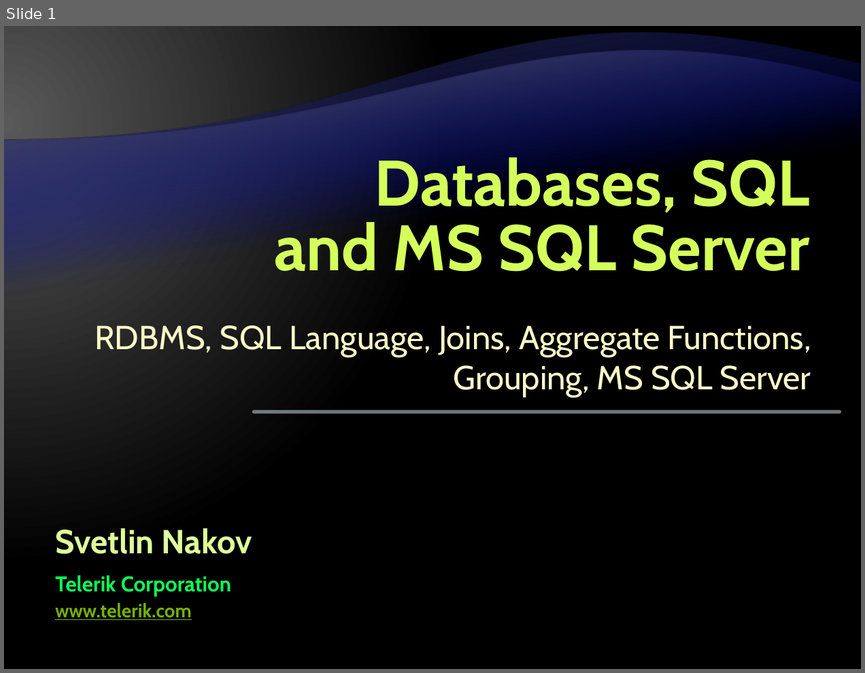
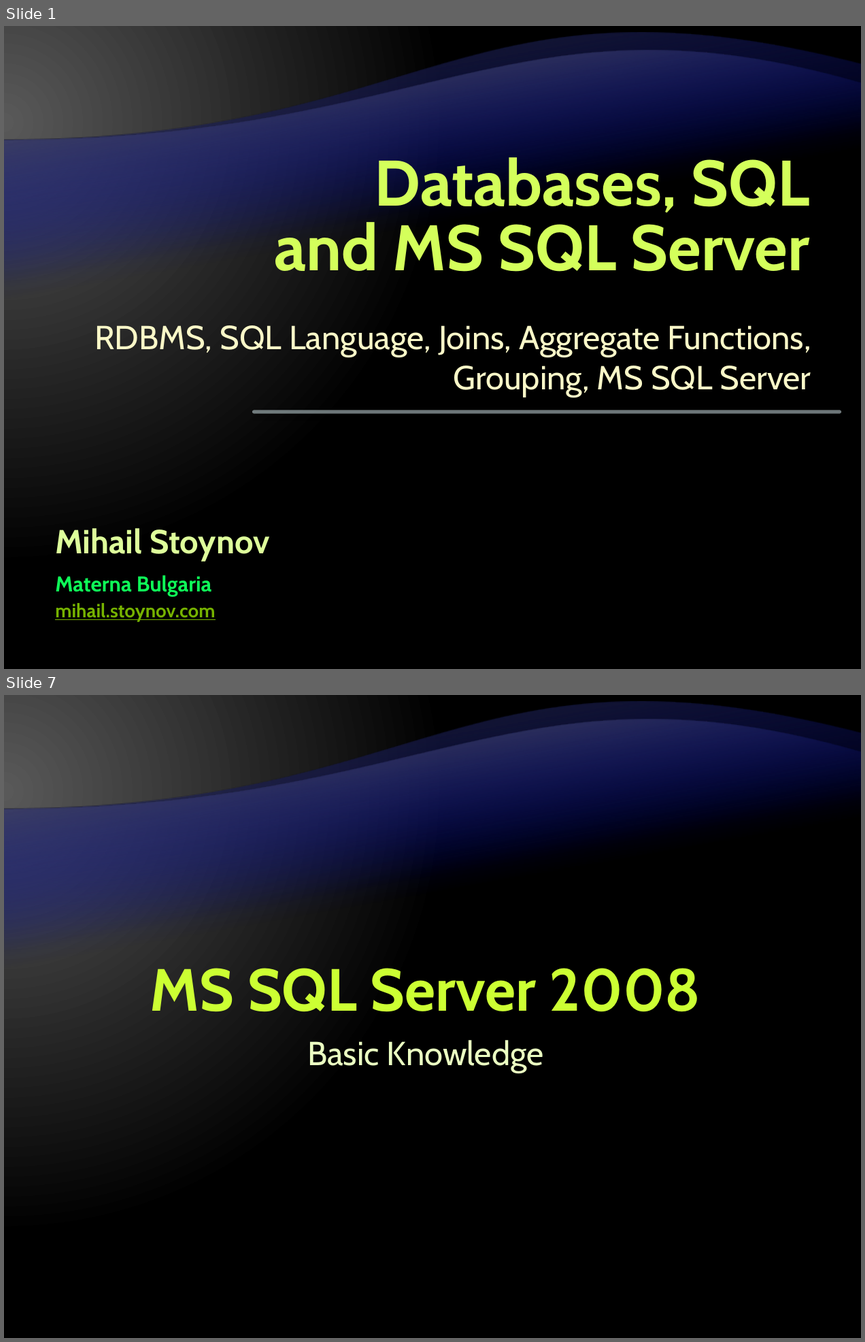
Before and after one commit to Graveheart/aspnetcourse, a slide deck: lectures/5. Databases, SQL and MS SQL Server.pptx. Shown one above the other, each under a label of ours: slide 1 before the commit, slides 1 and 7 after it; the slides between them are not shown. The pictures are 865x673 and 865x1342 pixels, drawn with LibreOffice and Linux fonts; fonts in the diff are those of the drawing; background and template pictures are left out. Boxes give left, top, right and bottom in pixels: in the first picture for what was removed or moved away, otherwise in the second. Text is boxed around its words. In the diff, an @@ line names an element or a change of style, - is before the commit and + after.

```diff
--- a/lectures/5. Databases, SQL and MS SQL Server.pptx
+++ b/lectures/5. Databases, SQL and MS SQL Server.pptx
@@ slide 7 added at (4, 695, 861, 1338), background gradient #595959 to #000000; not listed: 2 template elements that a slide beside it also shows @@
@@ title added at (150, 968, 701, 1012), 50 pt, text #CCFF33, bold @@
+MS SQL Server 2008
@@ text added at (307, 1040, 544, 1073), 28 pt, text #EBFFC2 @@
+Basic Knowledge
@@ slide 1 changed as well @@
@@ text at (55, 528, 269, 560): text changed @@
-Svetlin Nakov
+Mihail Stoynov
@@ text at (55, 575, 212, 596): text changed @@
-Telerik Corporation
+Materna Bulgaria
@@ text at (55, 603, 215, 622): text changed @@
-www.telerik.com
+mihail.stoynov.com
```
Also in this commit, not shown: 2 other slides changed, 190 other slides added.
